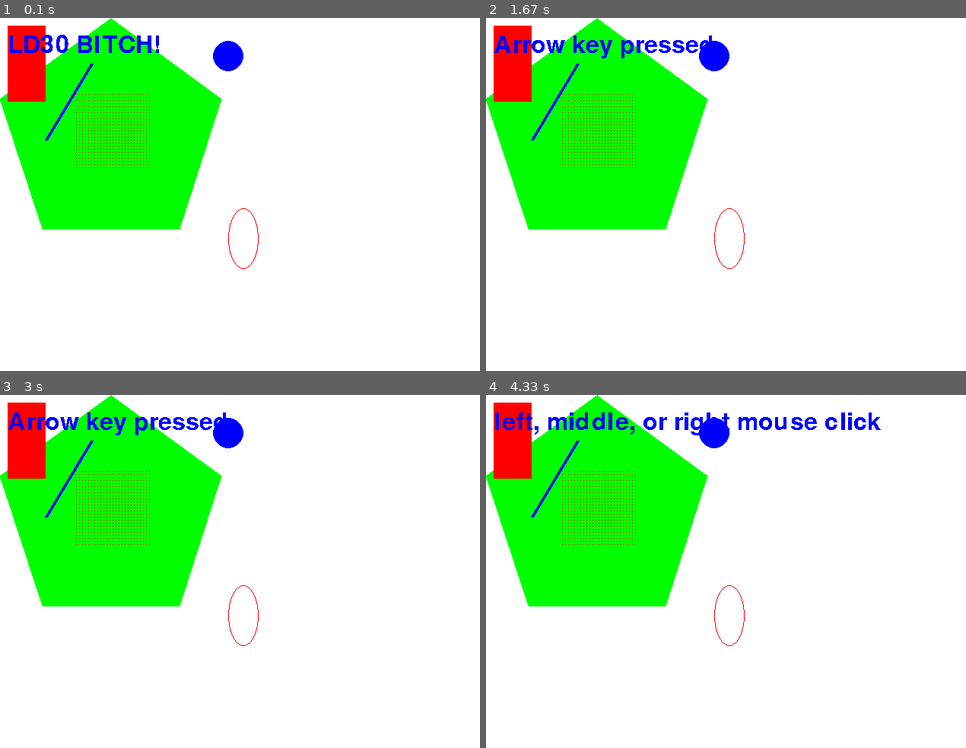
Above: before the commit, frames 1-4 (two rows, left to right).
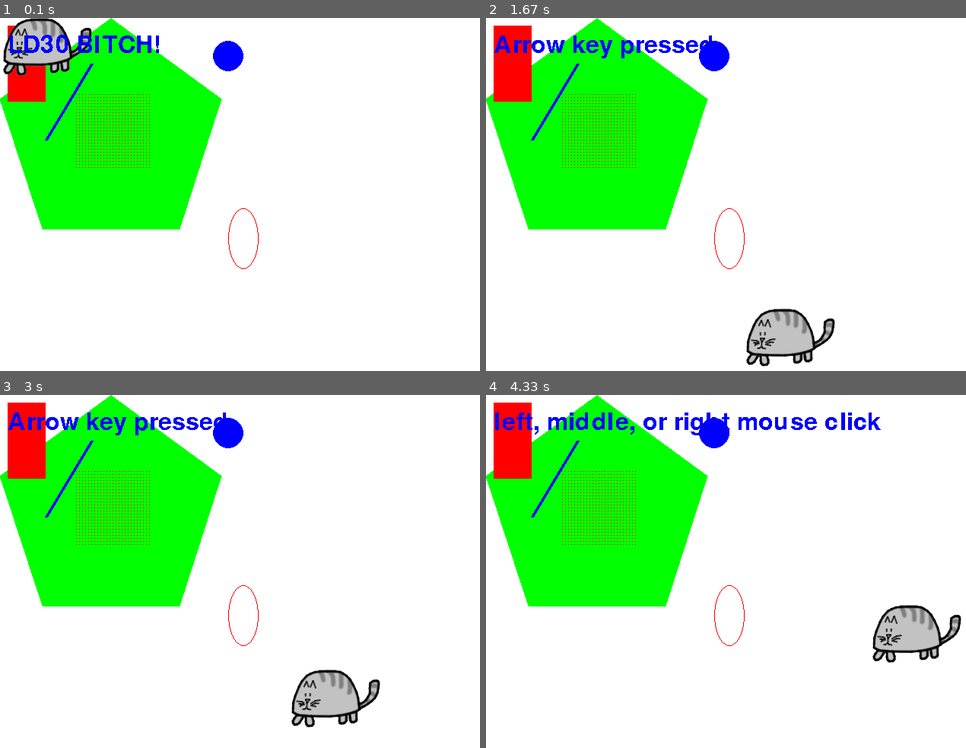
Above: after the commit, the same moments.

Repository: SlapPhillips/ld30
Game: pygame game, started from pygame_test.py
Same seed, same stepped clock (60 frames per second), same inputs: the game is played once before the commit and once after it. The source is Python 2; it was converted automatically to run under Python 3.
Inputs (mouse positions are in pixels of both pictures, inside the frame that each line leads up to):
- Up to frame 1 (0.1 s): no input
- Up to frame 2 (1.67 s): press the mouse at (884, 190) at 0.37 s; move the mouse to (807, 208) at 0.47 s; release the mouse at (730, 222) at 0.6 s; hold Right 0.67-1.13 s; click (769, 113) at 0.75 s; hold Up 1.17-1.47 s; click (711, 99) at 1.25 s; hold Right from 1.5 s (still down); click (745, 307) at 1.58 s; tap A at 1.65 s
- Up to frame 3 (3 s): release Right at 1.97 s; hold Left 2-2.53 s; click (292, 603) at 2.08 s; hold Down 2.57-2.87 s; click (331, 617) at 2.65 s; hold Left from 2.9 s (still down); click (288, 670) at 2.98 s
- Up to frame 4 (4.33 s): tap A at 3.05 s; release Left at 3.3 s; hold Up 3.33-3.7 s; click (567, 447) at 3.42 s; hold Right from 3.73 s (still down); click (870, 603) at 3.82 s

The runs differ from the first frame. In frame 1, 1.7% of the frame differs, in the area x 0-20%, y 0-17%; in frame 2, 2.0%, in the area x 54-73%, y 82-99%; in frame 3, 2.0%; in frame 4, 2.0%.

Commit message:
EVERYTHING WORKS

Diff:
--- a/pygame_test.py
+++ b/pygame_test.py
@@ -13,13 +13,16 @@
         self.whiteColor = pygame.Color(255, 255, 255)
         self.mousex, self.mousey = 0, 0
 
+        self.catSurfaceObj = pygame.image.load('Assets/cat.png')
+
         self.fpsClock = pygame.time.Clock()
         self.fontObj = pygame.font.Font('freesansbold.ttf', 32)
         self.msg = "LD30 BITCH!"
-        self.soundObj = pygame.mixer.Sound('oww.wav')
+        self.soundObj = pygame.mixer.Sound('Assets/oww.wav')
 
         self.screen = pygame.display.set_mode((self.width, self.height))
     	pygame.display.set_caption('LD30 BITCH')
+
     def MainLoop(self):
 	    while True:
 	        self.screen.fill(self.whiteColor)
@@ -36,6 +39,8 @@
 	        		pixArr[x][y] = self.redColor
 	        del pixArr
 
+	        self.screen.blit(self.catSurfaceObj, (self.mousex, self.mousey))
+
 	        msgSurfaceObj = self.fontObj.render(self.msg, False, self.blueColor)
 	        msgRectobj = msgSurfaceObj.get_rect()
 	        msgRectobj.topleft = (10, 20)
@@ -46,9 +51,9 @@
 	        		pygame.quit()
 	        		sys.exit()
 	        	elif event.type == MOUSEMOTION:
-	        		mousex, mousey = event.pos
+	        		self.mousex, self.mousey = event.pos
 	        	elif event.type == MOUSEBUTTONUP:
-	        		mousex, mousey = event.pos
+	        		self.mousex, self.mousey = event.pos
 	        		self.soundObj.play()
 	        		if event.button in (1, 2, 3):
 	        			self.msg = 'left, middle, or right mouse click'
Binary file added: Assets/cat.png
